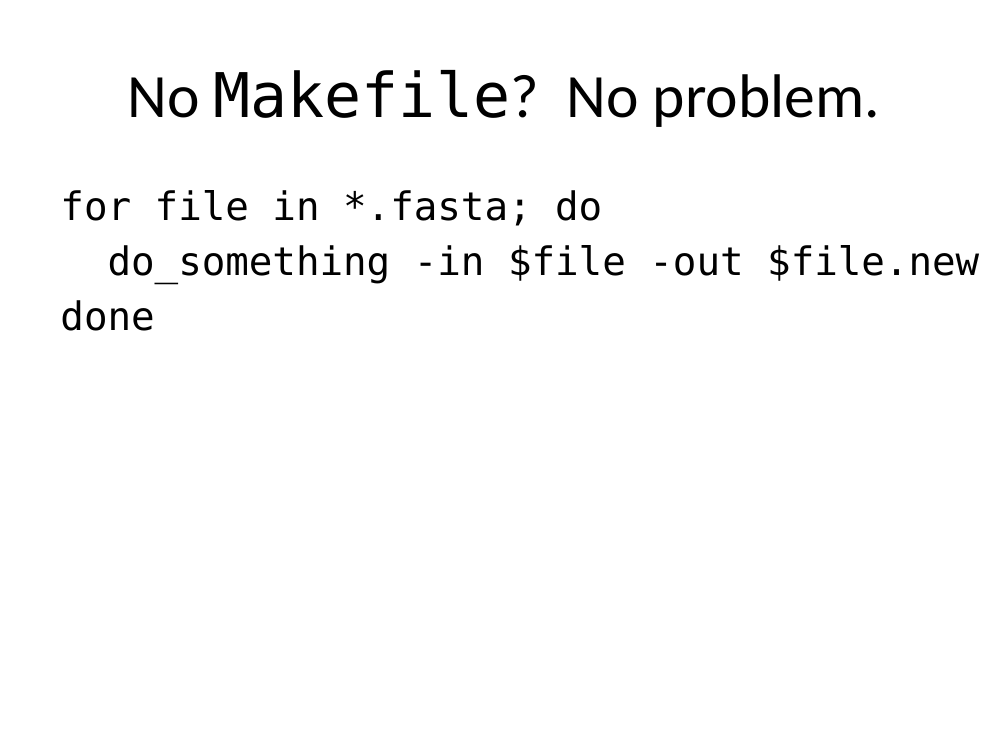
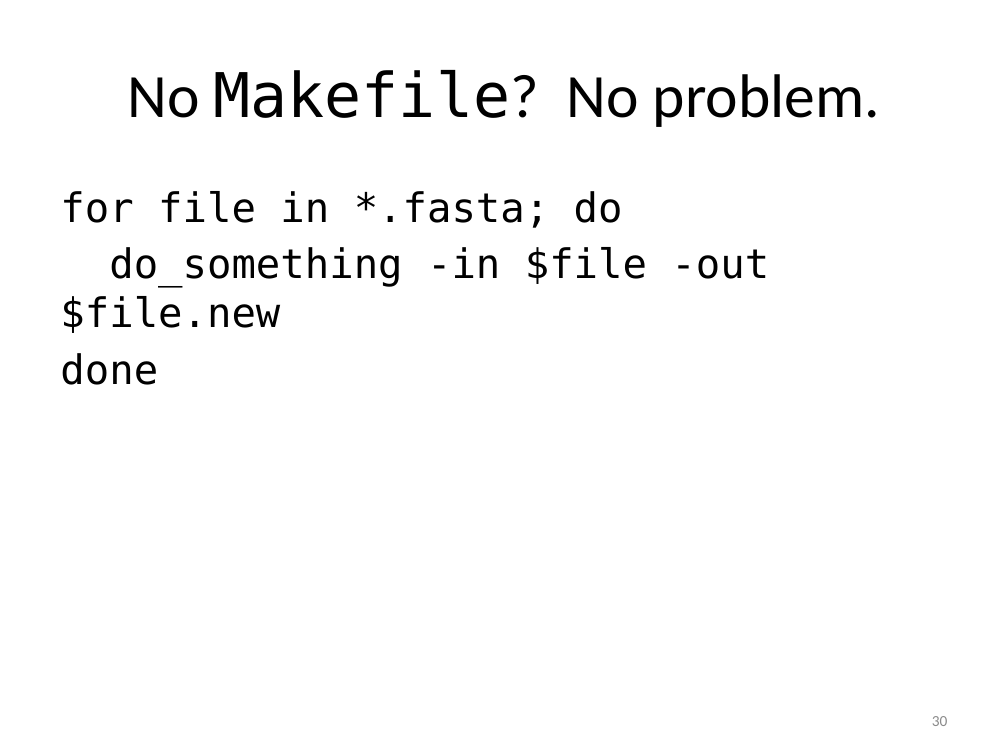
Before and after one commit to tsibley/Workflows-and-Parallel-Processing, a slide deck: slide 30 of CBG-2014-05-21.pptx. Drawn at 1008x756 pixels with LibreOffice and Linux fonts; fonts in the diff are those of the drawing. Boxes give left, top, right and bottom in pixels: in the first picture for what was removed or moved away, otherwise in the second. Text is boxed around its words. In the diff, an @@ line names an element or a change of style, - is before the commit and + after.

Commit message:
Fix mis-formatting I introduced in the last change
The font size didn't stay the same between slides on the last parallel
example, causing a jarring shift.

```diff
--- a/CBG-2014-05-21.pptx
+++ b/CBG-2014-05-21.pptx
@@ text "for file in *.fasta; do" at (x1=60, y1=191, x2=769, y2=385): size 28 to 29 pt @@
@@ page number added at (x1=932, y1=716, x2=948, y2=726), 11 pt, text #8C8C8C @@
+30
```
Also in this commit, not shown: 43 other slides changed, 1 slide added, 1 slide removed.
